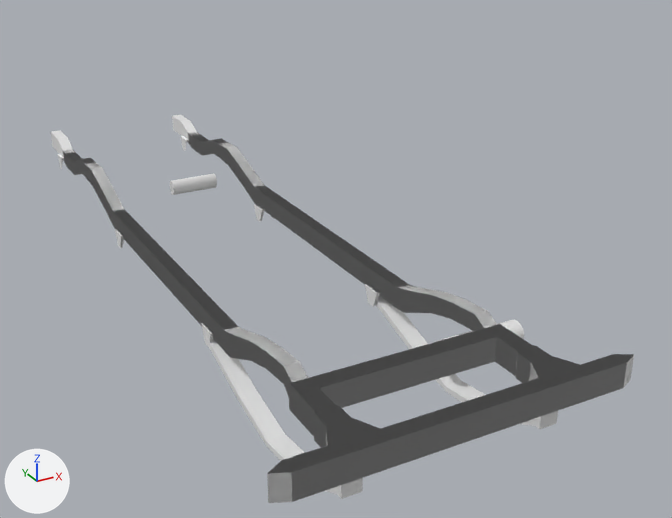
A saved change to the Blender file Models/Vehicles/Land/Willys/Willys.blend.
Camera for both pictures: a 50 mm lens placed at (-8.4, -25.0, 7.4), pointed at (1.9, -6.3, -1.9). The axes (+X, +Y, +Z) are drawn at lower left. The lights are the same throughout.
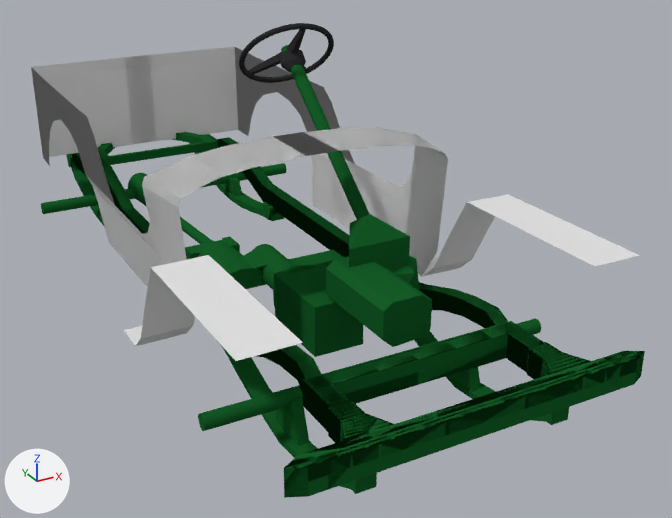
ob_jeepwillys is not drawn itself; it is the parent of ob_frame, ob_cylinder.

Where the change shows, as pixel boxes (x1, y1, x2, y2) in the pictures (672 x 518 px; the box of a moved part takes in the faces that stretch with it):
'Frame', reshaped, moved, turned, rescaled: before (51, 115, 634, 503); after (41, 45, 645, 498)
'Plane', added: after (31, 47, 639, 361)
'SteeringWheel', added (black): after (239, 23, 334, 83)
'Cylinder', deleted: before (170, 173, 217, 195)
'Cylinder.001', deleted: before (435, 320, 524, 342)
part 1 of me_cube_001, added (green): after (198, 319, 541, 431)
part 2 of me_cube_001, moved or reshaped (not visible afterwards): before (51, 130, 629, 503)
part 3 of me_cube_001, moved or reshaped (not visible afterwards): before (188, 132, 634, 499)
part 4 of me_cube_001, added (green): after (70, 153, 639, 498)
part 5 of me_cube_001, added (green): after (205, 134, 645, 494)
part 6 of me_cube_001, moved or reshaped: before (206, 337, 363, 499); after (220, 344, 377, 494)
part 7 of me_cube_001, moved or reshaped: before (375, 296, 558, 429); after (414, 330, 569, 425)
part 8 of me_cube_001, added (green): after (41, 163, 287, 214)
part 9 of me_cube_001, added (green): after (101, 140, 218, 165)
part 10 of me_cube_001, added (green): after (393, 256, 420, 291)
part 11 of me_cube_001, deleted: before (58, 136, 381, 346)
part 12 of me_cube_001, built on: before (172, 115, 197, 143); after (66, 45, 481, 446)

Edits to the bpy script that builds the scene:
```text
Change me_cube_001:
    used by ob_frame; parent = ob_jeepwillys; location = (0.00881, -14.31, -1.465); scale = (2.72, 0.175, 0.275)
    remove me_cube_001.from_pydata(...)  # 1208 vertices, 1164 faces; spans x -1.4..1.4, y -1.0..115.1, z -6.3..1.8
    add me_cube_001.from_pydata(...)  # 3264 vertices, 2996 faces; spans x -9.8..9.9, y -2.7..12.2, z -12.1..8.2
    me_cube_001 part 1: a new loose piece, a 32-sided cylinder along x spanning x -9.8..9.89, y -0.73..0.09, z 4.65..4.98, in mat_framecolor (dark green #175f29)
    me_cube_001 part 2: the loose piece of 194 vertices spanning x -1.4..1.3, y -1.0..115.1, z -2.5..1.8 is multiplied about its middle by the matrix ((-6.78, 0.0, 0.0), (0.0, -0.006, 0.67), (0.0, -0.175, -0.004)), then moved by (0.1, -56.0, -1.6), in mat_framecolor (dark green #175f29)
    me_cube_001 part 3: the loose piece of 186 vertices spanning x -1.3..1.4, y -1.0..106.3, z -2.5..1.8 is multiplied about its middle by the matrix ((-6.78, 0.0, 0.0), (0.0, -0.006, 0.67), (0.0, -0.175, -0.004)), then moved by (-0.2, -51.6, -0.8), in mat_framecolor (dark green #175f29)
    me_cube_001 part 4: the loose piece of 194 vertices spanning x -1.4..1.3, y -1.0..115.1, z -2.5..1.8 is copied, and the copy is multiplied about its middle by the matrix ((6.78, 0.0, 0.0), (0.0, -0.006, 0.67), (0.0, -0.175, -0.004)), then moved by (-0.2, -56.0, -1.6), in mat_framecolor (dark green #175f29); it spans x -9.5..9.0, y -0.5..2.6, z -12.1..8.2
    me_cube_001 part 5: the loose piece of 186 vertices spanning x -1.3..1.4, y -1.0..106.3, z -2.5..1.8 is copied, and the copy is multiplied about its middle by the matrix ((6.78, 0.0, 0.0), (0.0, -0.006, 0.67), (0.0, -0.175, -0.004)), then moved by (0.0, -51.6, -0.8), in mat_framecolor (dark green #175f29); it spans x -9.2..9.3, y -0.5..2.6, z -10.6..8.2
    me_cube_001 part 6: the loose piece of 56 vertices spanning x -0.9..-0.7, y 1.5..36.0, z -6.3..-1.7 is multiplied about its middle by the matrix ((6.78, 0.0, 0.0), (0.0, -0.006, 0.67), (0.0, -0.175, -0.004)), then moved by (-4.6, -19.9, 8.8), in mat_framecolor (dark green #175f29)
    me_cube_001 part 7: the loose piece of 56 vertices spanning x 0.7..0.8, y 1.5..36.0, z -6.3..-1.7 is multiplied about its middle by the matrix ((6.78, 0.0, 0.0), (0.0, -0.006, 0.67), (0.0, -0.175, -0.004)), then moved by (4.4, -19.9, 8.8), in mat_framecolor (dark green #175f29)
    me_cube_001 part 8: a new loose piece, a 32-sided cylinder along x spanning x -9.8..9.89, y -1.17..-0.34, z -8.12..-7.79, in mat_framecolor (dark green #175f29)
    me_cube_001 part 9: a new loose piece, a box spanning x -5.61..5.26, y 1.16..1.8, z -8.74..-8.61, in mat_framecolor (dark green #175f29)
    me_cube_001 part 10: a new loose piece, an icosphere of 20 faces spanning x 1.8..5.1, y 0.1..3.7, z 2.2..3.5, in mat_framecolor (dark green #175f29)
    me_cube_001 part 11: 14 loose pieces with 336 vertices, spanning x -0.9..0.9, y 1.4..109.2, z -3.7..-0.5, are deleted
    me_cube_001 part 12: 2 vertices moved within x 0.0, y -1.0..1.0, z -1.0; 375 vertices removed from x -1.4..1.4, y -1.0..115.1, z -2.5..1.8; 2239 vertices added at x -6.1..5.9, y -2.5..12.2, z -11.3..7.8
    add me_cube_001.materials.append(mat_framecolor)  # dark green #175f29
Remove ob_cylinder_001:
    ob_cylinder_001 = bpy.data.objects.new('Cylinder.001', me_cylinder_001)
Change ob_jeepwillys:
    ob_jeepwillys.location: (0.0469, 0.0, -0.0333) -> (0.673, -5.537, -0.0333)
Change ob_frame:
    ob_frame.matrix_parent_inverse: Matrix(((1.0, 0.0, 0.0, -0.0469), (0.0, 1.0, 0.0, 0.0), (0.0, 0.0, 1.0, 0.0333), (0.0, 0.0, 0.0, 1.0))) -> Matrix(((1.0, 0.0, 0.0, -0.673), (0.0, 1.0, 0.0, 5.537), (0.0, 0.0, 1.0, 0.0333), (0.0, 0.0, 0.0, 1.0)))
    ob_frame.location: (0.00881, -14.31, -1.465) -> (0.318, -6.267, -2.021)
    ob_frame.rotation_euler: (0.0, 0.0, 0.0) -> (1.585, 0.0, 0.0)  # degrees (0, 0, 0) -> degrees (91, 0, 0)
    ob_frame.scale: (2.72, 0.175, 0.275) -> (0.401, 0.41, 1.0)
Remove ob_cylinder:
    ob_cylinder = bpy.data.objects.new('Cylinder', me_cylinder)
Add ob_steeringwheel:
    ob_steeringwheel = bpy.data.objects.new('SteeringWheel', me_sphere_004)  # 696 vertices, 669 faces; spans x -1.13..1.3, y -1.14..1.29, z -0.52..0.21; in mat_steeringwheelcolor (black #302f31)
    ob_steeringwheel.parent = ob_jeepwillys
    ob_steeringwheel.location = (1.633, -4.051, 2.824)
    ob_steeringwheel.rotation_euler = (-0.726, 0.0, 0.0)  # degrees (-42, 0, 0)
Add ob_plane:
    ob_plane = bpy.data.objects.new('Plane', me_plane)  # 222 vertices, 150 faces; spans x -10.9..8.9, y -8.1..16.8, z -3.7..0.0; modifiers MIRROR
    ob_plane.location = (0.27, -7.89, 1.68)
    ob_plane.scale = (-0.38, 0.7, 1.0)
```
